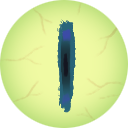
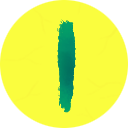
Revision of a layered w=128, h=128 image; what changed, layer by layer:
painted on "Camada 2" over [57, 19, 76, 113]
"Camada 5": opacity 17% → 3% over [0, 0, 128, 123]
painted on "Camada 4" over [0, 0, 128, 128]
painted on "Camada 1" over [0, 0, 128, 128]
